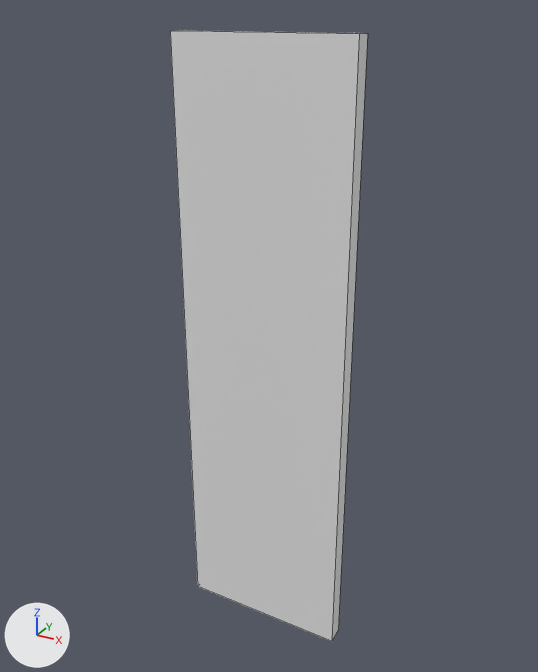
One commit to the Blender file Assets/BlenderFiles/WandInnenOhneLeiste.blend: the scene before it, then after it.
Both versions are drawn from a 50 mm lens placed at (2.34, -3.35, 3.6), pointed at (0.49, 0.02, 1.91). The axes (+X, +Y, +Z) are drawn at lower left. The lights are the same throughout. Mesh edges are drawn as thin lines.

Names of what the first picture shows: 'Wand 1 * 4'.
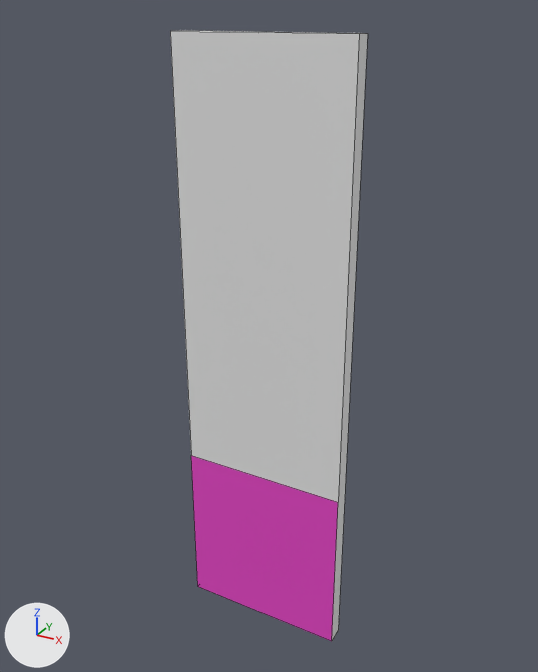
Boxes [x1, y1, x2, y2] around the edits, measured in the pictures (538 x 672 px; the box of a moved part takes in the faces that stretch with it):
part 1 of me_cube, moved or reshaped: [191, 31, 353, 641] in both

Patch to the scene script:
```diff
--- a/Assets/BlenderFiles/WandInnenOhneLeiste.blend.py
+++ b/Assets/BlenderFiles/WandInnenOhneLeiste.blend.py
@@ mat_material @@
+mat_material = principled_material('Material')
+mat_material.base_color = (0.8, 0.06, 0.575)  # pink #e745c8
@@ me_cube @@
 me_cube.from_pydata(...)  # 10 vertices, 5 faces, 1 loose edge; spans x 0.0..1.0, y -0.1..0.0, z 0.0..3.5
 # used by ob_wand_1___4; location = (0.0, 0.0, 0.0)
 # verts and faces of me_cube; kept vertices keep their numbers, new ones are numbered from 10
 # before: 0 (1.0, 0.0, 3.5) at pixel (367, 33), 1 (1.0, 0.0, 0.0) at pixel (338, 630), 2 (1.0, -0.1, 3.5) at pixel (359, 34), 3 (1.0, -0.1, 0.0) at pixel (331, 641), 4 (0.0, 0.0, 3.5) at pixel (181, 30)
 # before: 5 (0.0, 0.0, 0.0), 6 (0.0, -0.1, 3.5) at pixel (170, 31), 7 (0.0, -0.1, 0.0) at pixel (197, 586)
+# me_cube part 1
+delete_faces([(0, 4, 6, 2), (2, 6, 7, 3), (4, 5, 7, 6), (1, 3, 7, 5), (0, 2, 3, 1)])
+verts[10] = (0.0, -0.1, 1.05)  # pixel (191, 455)
+verts[11] = (1.0, -0.1, 1.05)  # pixel (338, 502)
+verts[12] = (0.5, -0.1, 3.5)  # pixel (258, 32)
+verts[13] = (0.5, -0.1, 0.0)  # pixel (261, 612)
+faces += [(0, 4, 6, 12, 2), (4, 5, 7, 10, 6), (1, 3, 13, 7, 5), (0, 2, 11, 3, 1), (2, 12, 6, 10, 11)]  # mat_innen (white #e7e7e7)
+faces += [(3, 11, 10, 7, 13)]  # mat_material (pink #e745c8)
 me_cube.materials.append(mat_innen)
+me_cube.materials.append(mat_material)  # pink #e745c8
```
